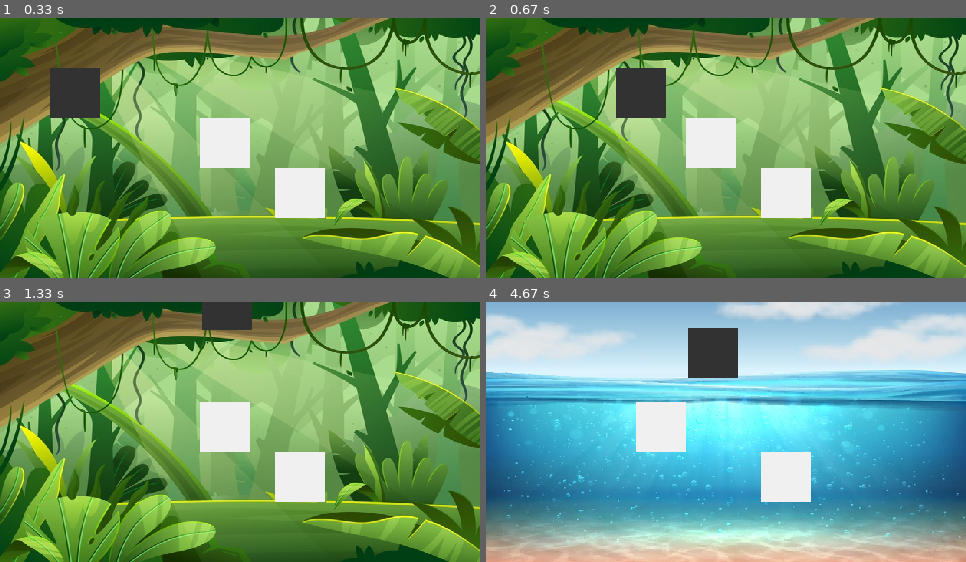
Above: before the commit, frames 1-4 (two rows, left to right).
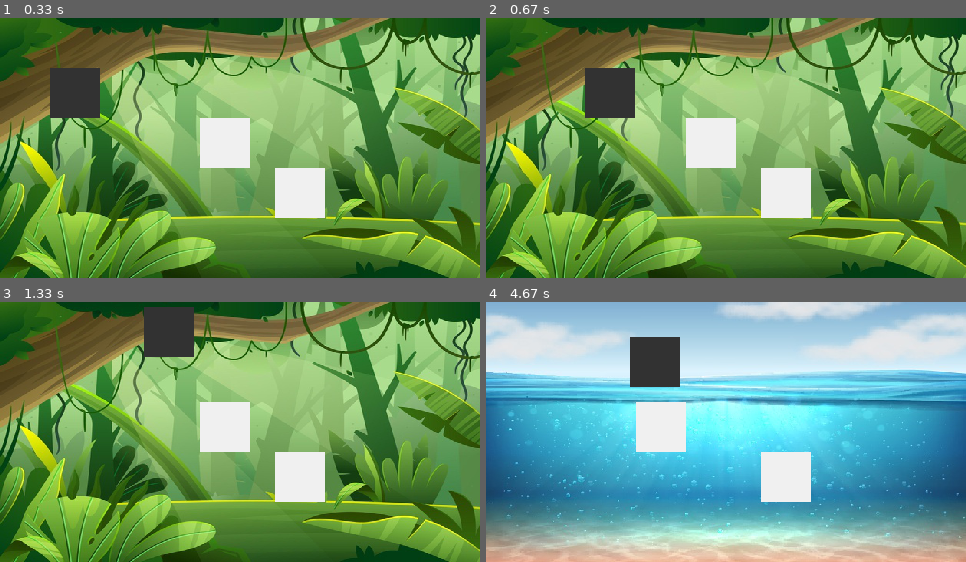
Above: after the commit, the same moments.

Repository: finnstamer/pygameInformatik
Game: pygame game, started from game.py
Same seed, same stepped clock (60 frames per second), same inputs: the game is played once before the commit and once after it.
Inputs:
- Up to frame 1 (0.33 s): no input
- Up to frame 2 (0.67 s): hold Right from 0.33 s (still down)
- Up to frame 3 (1.33 s): release Right at 0.8 s; hold Up 0.83-1.13 s; hold Right from 1.17 s (still down)
- Up to frame 4 (4.67 s): release Right at 1.63 s; hold Left 1.67-2.2 s; hold Down 2.23-2.53 s; tap Space at 2.57 s; hold Left 2.9-3.3 s; hold Up 3.33-3.7 s; hold Right 3.73-4.37 s; hold Down from 4.4 s (still down)

Frame 1 is identical in both runs. In frame 2, 2.5% of the frame differs, in the area x 20-38%, y 19-39%; in frame 3, 3.1%; in frame 4, 4.0%, in the area x 30-53%, y 10-33%.

Commit message:
internal ObjectActivationEvent; Syncronized Movement

Diff:
--- a/base/core/Game.py
+++ b/base/core/Game.py
@@ -9,7 +9,9 @@
 from settings import screen
 
 class Game():
+    tickDelta = 0
     dependencies: List[Any] = []
+
     def __init__(self) -> None:
         self.active = True
         self.notes: Dict[str, Any] = {}
@@ -49,7 +51,7 @@
         Game.initDependencies()
         Events.dispatch("game.start")
         while self.active:
-            clock.tick(120)
+            Game.tickDelta = clock.tick(60) / 1000
             Events.dispatch("game.dependency.tick")
             Events.dispatch("game.tick")
 
--- a/base/object/GameObject.py
+++ b/base/object/GameObject.py
@@ -9,7 +9,7 @@
 # Wenn Position geändert werden sollte, benutze .updatePos(x, y) oder .editPosBy(xD, yD)  (d = Delta = Differenz)
 class GameObject():
     def __init__(self) -> None:
-        self.active = True
+        self._active = True
         self.image = None
         self._pos = pygame.math.Vector2(0, 0);
         self._width = 0
@@ -18,6 +18,15 @@
         self.updateRect()
 
         self.solid = False
+
+    @property
+    def active(self) -> bool:
+        return self._active
+
+    @active.setter
+    def active(self, value: bool):
+        self._active = value
+        self.onActivation()
 
     @property
     def width(self) -> int:
@@ -46,13 +55,12 @@
         self._pos = value
         self.updateRect()
 
+    # Overrideable Function that runs whenever the object is activated
+    def onActivation(self):
+        pass
+
     def receiveEvent(self, e: Event):
-        raise NotImplementedError(f"Event '{e.name}' is not implemented in '{self.__class__.__name__}'.")
-
-    def edit(self, property: str, val: any):
-        self[property] = val
-        self.updateRect()
-        return self
+        raise NotImplementedError(f"Event '{e.name}' is subscribed but not implemented in '{self.__class__.__name__}'. Remove subscription or add the 'receiveEvent' function.")
 
     def setImage(self, image: str):
         self.image = pygame.image.load(image)
@@ -64,7 +72,6 @@
         if self.active:
             if self.image:
                 screen.blit(self.image, self.rect)
-                pass
             else:
                 pygame.draw.rect(screen, self.color, self.rect)
 
@@ -82,7 +89,6 @@
             self.getVectorPos(self._width),
             self.getVectorPos(self._width, self._height)
         )
-
 
     def updatePos(self, pos: pygame.Vector2):
         self._pos = pos
--- a/base/object/MovableObject.py
+++ b/base/object/MovableObject.py
@@ -1,12 +1,13 @@
 import pygame
 from base.core.Event.Events import Events
+from base.core.Game import Game
 
 from base.object.GameObject import GameObject
 
 class MovableObject(GameObject):
     def __init__(self) -> None:
         super().__init__()
-        self.speed = 10
+        self.speed = 1
 
 
     # Bewegt das Objekt direkt zu einer Position, wenn es dort nicht blockiert wird.
@@ -16,7 +17,7 @@
 
     # Bewegt das Objekt bis zu den weitesten Step, der das Objekt mit keinem anderen solidem Objekt kollidieren lässt.
     def moveByDelta(self, steps=0, x=True):
-        moves = list(map(lambda s: pygame.Vector2(self.pos.x + s if x else self.pos.x, self.pos.y + s if not x else self.pos.y), range(0, steps, 1 if steps > 0 else -1)))
+        moves = list(map(lambda s: pygame.Vector2(self.pos.x + (s * Game.tickDelta) if x else self.pos.x, self.pos.y + (s * Game.tickDelta) if not x else self.pos.y), range(0, steps, 1 if steps > 0 else -1)))
 
         for i in range(len(moves)):
             pos = moves[i]
--- a/base/player/Player.py
+++ b/base/player/Player.py
@@ -15,7 +15,7 @@
         self.solid = True
         self.height = 50
         self.width = 50
-        self.speed = 3
+        self.speed = 150
         Game.use(Controls)
         Events.subscribe(self, "game.tick")
 
Not shown, changed: readme.md
